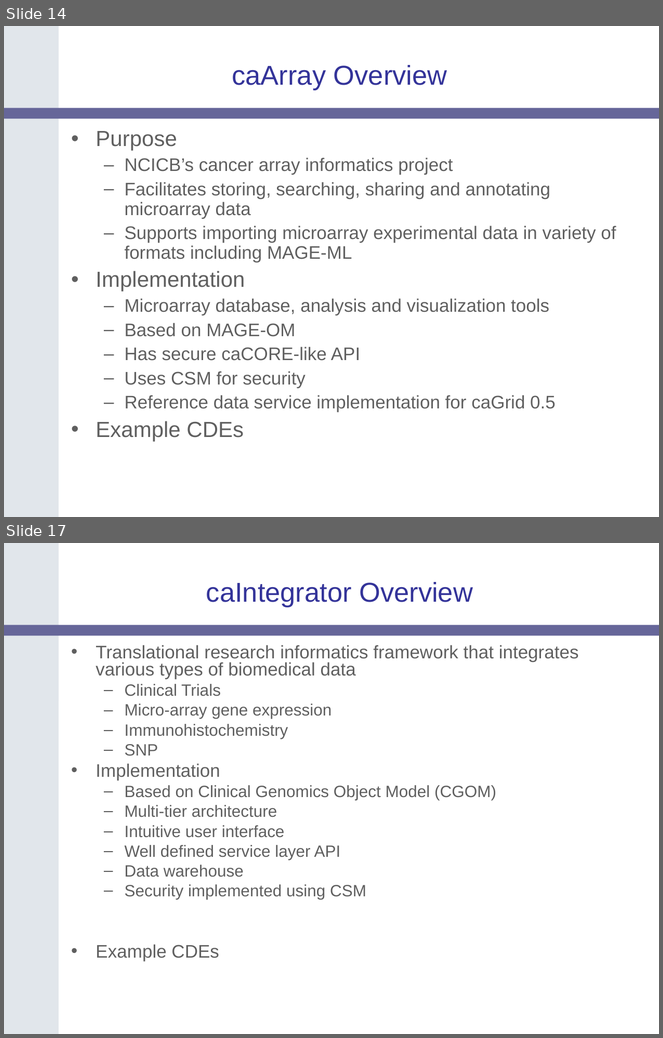
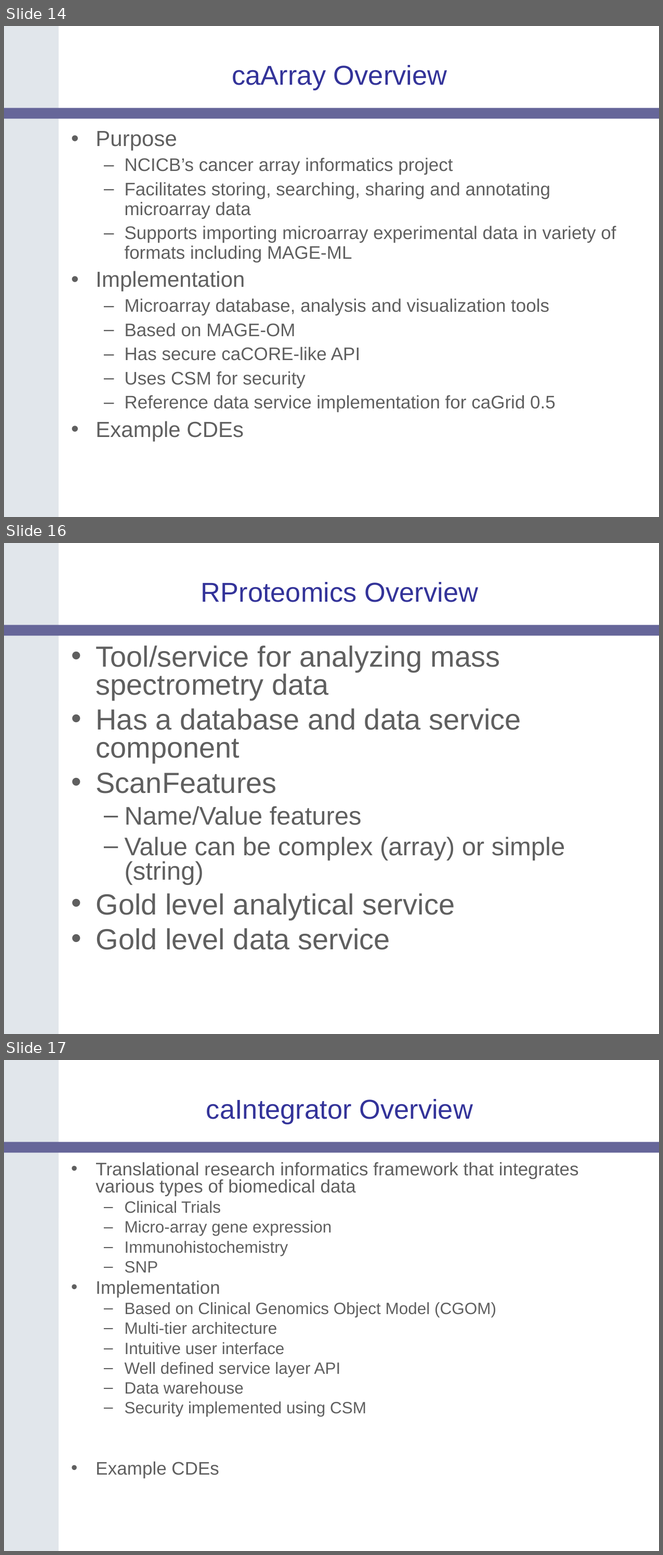
Before and after one commit to NCIP/catrip, a slide deck: catrip/documentation/presentations/catrip_f2f_2006_05/catrip_f2f_introduction_2006_05.ppt. Shown one above the other, each under a label of ours: slides 14 and 17 before the commit, slides 14, 16 and 17 after it; the slides between them are not shown. The pictures are 663x1038 and 663x1555 pixels, drawn with LibreOffice and Linux fonts; fonts in the diff are those of the drawing; background and template pictures are left out. Boxes give left, top, right and bottom in pixels: in the first picture for what was removed or moved away, otherwise in the second. Text is boxed around its words. In the diff, an @@ line names an element or a change of style, - is before the commit and + after.

```diff
--- a/catrip/documentation/presentations/catrip_f2f_2006_05/catrip_f2f_introduction_2006_05.ppt
+++ b/catrip/documentation/presentations/catrip_f2f_2006_05/catrip_f2f_introduction_2006_05.ppt
@@ slide 16 added at <box>4,543,659,1034</box>, background #FFFFFF; not listed: 2 template elements that a slide beside it also shows @@
@@ title added at <box>201,582,479,602</box>, 30 pt, text #333399 @@
+RProteomics Overview
@@ text added at <box>96,645,565,950</box>, 32 pt, text #5F5F5F @@
+• Tool/service for analyzing mass spectrometry data
+• Has a database and data service component
+• ScanFeatures
+  – Name/Value features
+  – Value can be complex (array) or simple (string)
+• Gold level analytical service
+• Gold level data service
```
Also in this commit, not shown: 4 slides changed, 11 other slides added, 6 slides removed.
